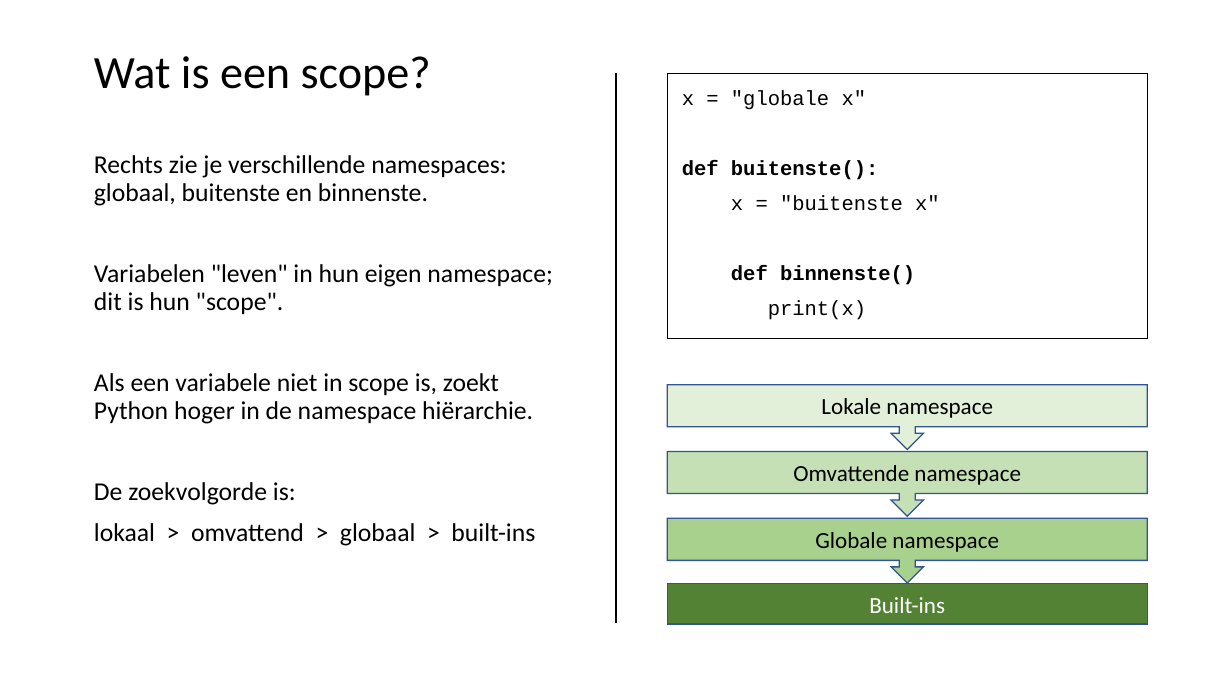
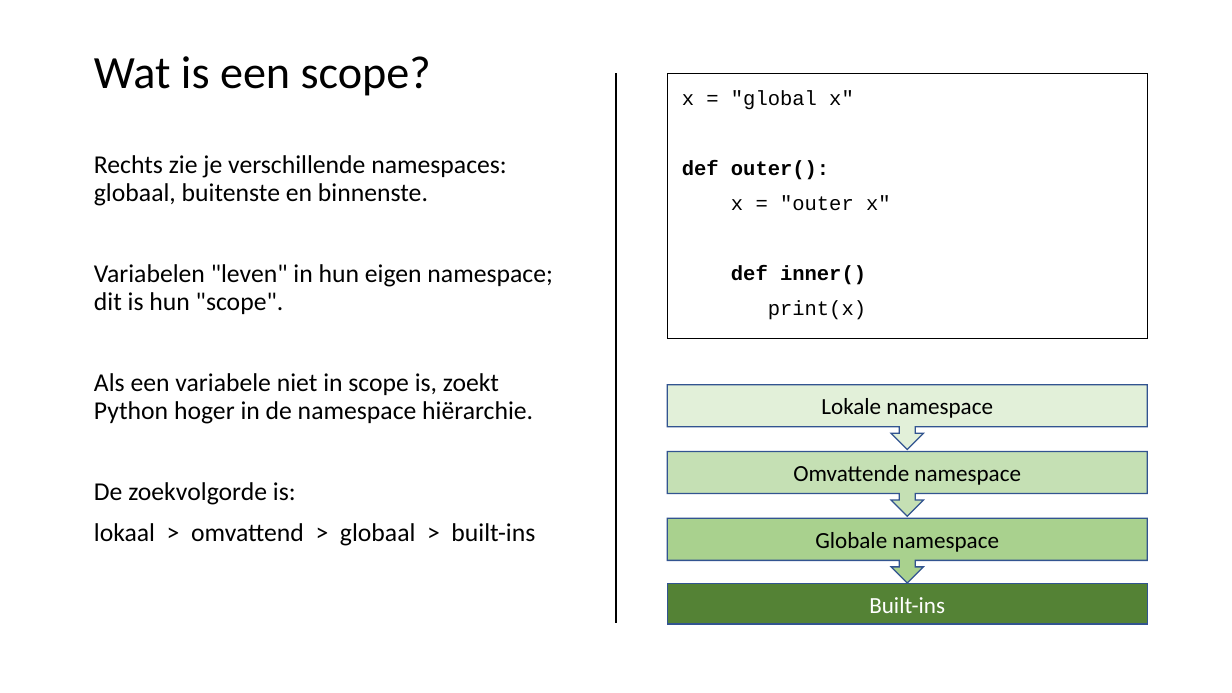
Before and after one commit to LFKoning/knowledge-sharing, a slide deck: slide 41 of python_trainees/1_basics_classes/python_traineeship_1.pptx. Drawn at 1232x693 pixels with LibreOffice and Linux fonts; fonts in the diff are those of the drawing. Boxes give left, top, right and bottom in pixels: in the first picture for what was removed or moved away, otherwise in the second. Text is boxed around its words. In the diff, an @@ line names an element or a change of style, - is before the commit and + after.

```diff
--- a/python_trainees/1_basics_classes/python_traineeship_1.pptx
+++ b/python_trainees/1_basics_classes/python_traineeship_1.pptx
@@ text in rectangle at box(682, 90, 891, 285): text changed; bold off @@
-x = "globale x"
-def buitenste():
-x = "buitenste x"
-def binnenste()
+x = "global x"
+def outer():
+x = "outer x"
+def inner()
```
Also in this commit, not shown: 4 other slides changed, 15 other files.
